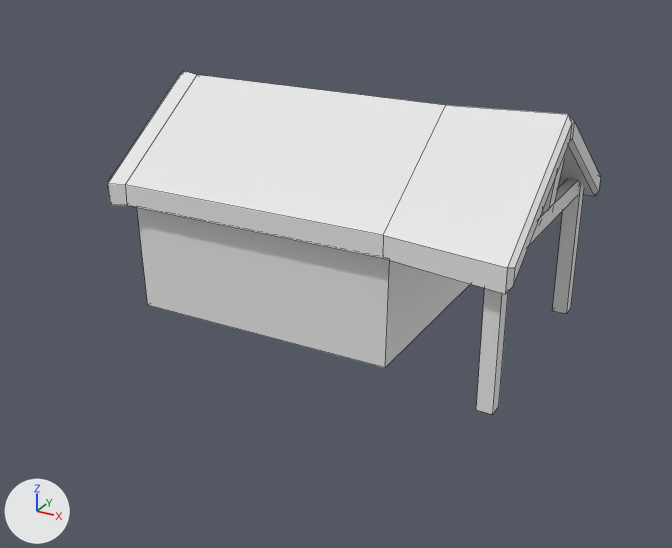
An edit to the FBX model hovership/Assets/Meshes/cabin.fbx, drawn before and after from the same camera.
One viewpoint serves both versions: a camera (50 mm lens) standing at (7.23, -11.1, 6.0) and looking at (1.28, -0.29, 0.59). Lighting does not change. The marker at lower left points along +X, +Y and +Z. Mesh edges are drawn as thin lines.
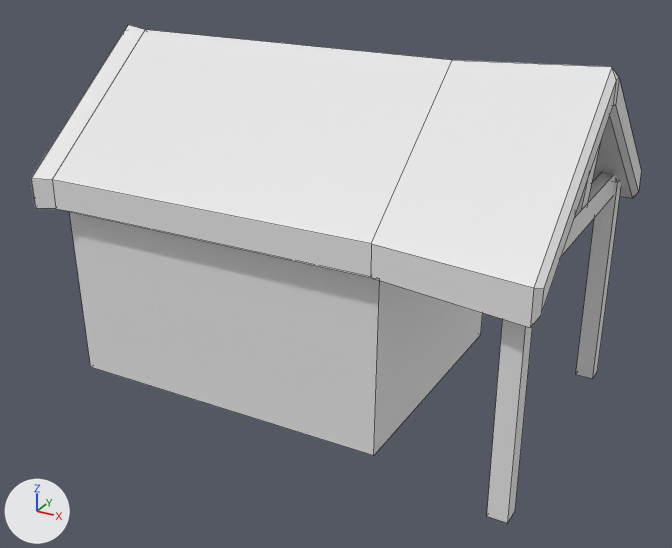
Commit message: Adjust cabin scale

Where the change shows, as pixel boxes (x1, y1, x2, y2) in the pictures (672 x 548 px; the box of a moved part takes in the faces that stretch with it):
'Cube', reshaped, rescaled (23% wider, 45% taller)
    before: (107, 71, 601, 414)
    after: (31, 25, 641, 523)
part 1 of me_cube, moved or reshaped
    before: (476, 288, 508, 414)
    after: (487, 319, 533, 523)
part 2 of me_cube, moved or reshaped
    before: (552, 185, 584, 314)
    after: (576, 180, 621, 379)
part 3 of me_cube, moved or reshaped
    before: (529, 180, 579, 245)
    after: (562, 173, 616, 255)
part 4 of me_cube, moved or reshaped
    before: (544, 158, 564, 207)
    after: (579, 146, 600, 208)
part 5 of me_cube, moved or reshaped
    before: (107, 71, 601, 368)
    after: (31, 25, 641, 455)

The change, as a diff of the scene's bpy script:
```diff
--- a/hovership/Assets/Meshes/cabin.fbx.py
+++ b/hovership/Assets/Meshes/cabin.fbx.py
@@ me_cube @@
 # used by ob_cube; location = (0.0, 0.0, 0.86); rotation_euler = (1.571, 0.0, 0.0), in degrees (90, 0, 0); scale = (0.0284, 0.012, 0.0254)
-me_cube.from_pydata(...)  # 88 vertices, 75 faces; spans x -53.0..155.0, y -80.0..198.0, z -76.0..76.0
+me_cube.from_pydata(...)  # 88 vertices, 75 faces; spans x -251.0..486.0, y -214.0..299.0, z -240.0..240.0
+# me_cube part 1: the loose piece of 8 vertices spanning x 141.0..149.0, y -80.0..85.0, z 58.0..67.0 is scaled about its middle by (3.54, 1.93, 3.17), then moved by (307.0, -57.0, 135.0)
+# me_cube part 2: the loose piece of 8 vertices spanning x 141.0..149.0, y -80.0..85.0, z -66.0..-57.0 is scaled about its middle by (3.54, 1.93, 3.17), then moved by (307.0, -57.0, -134.0)
+# me_cube part 3: the loose piece of 8 vertices spanning x 143.0..148.0, y 73.0..93.0, z -60.0..62.0 is scaled about its middle by (3.54, 1.73, 3.17), then moved by (307.0, 17.0, 2.0)
+# me_cube part 4: the loose piece of 8 vertices spanning x 143.0..147.0, y 80.0..152.0, z -26.0..-4.0 is scaled about its middle by (3.54, 1.73, 3.17), then moved by (307.0, 42.0, -32.0)
+# me_cube part 5: 48 of 88 vertices moved; they spanned x -53.0..155.0, y -66.0..198.0, z -76.0..76.0 and now span x -251.0..486.0, y -190.0..299.0, z -240.0..240.0; mean shift (42.0, 27.0, 0.0); largest move (155.0, 89.0, 73.0) -> (486.0, 111.0, 232.0)
 me_cube.materials.append(mat_material)
@@ ob_cube @@
 ob_cube.rotation_euler = (1.571, 0.0, 0.0)  # degrees (90, 0, 0)
-ob_cube.scale = (0.0284, 0.012, 0.0254)
+ob_cube.scale = (0.01, 0.01, 0.01)
```
